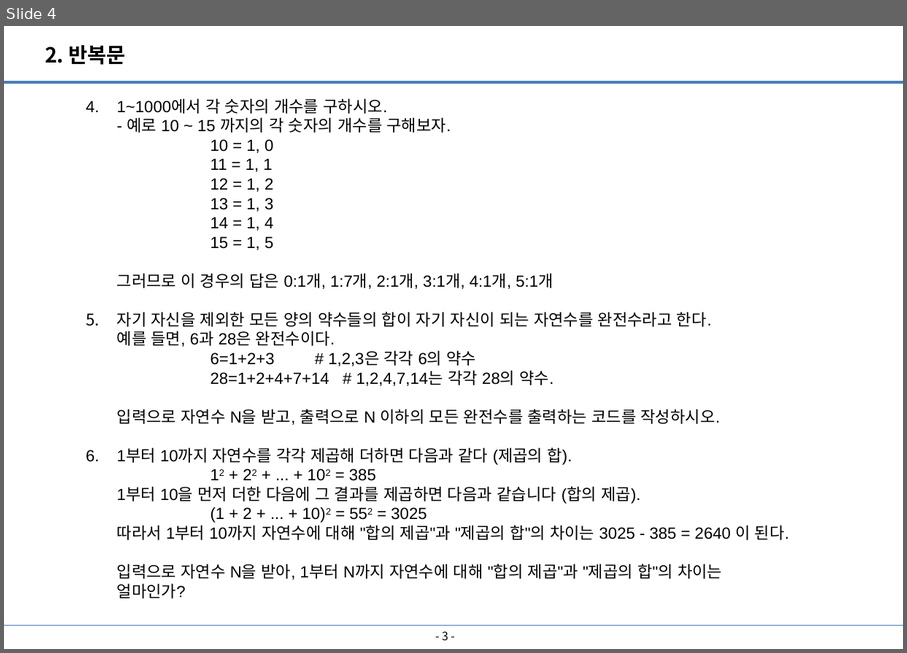
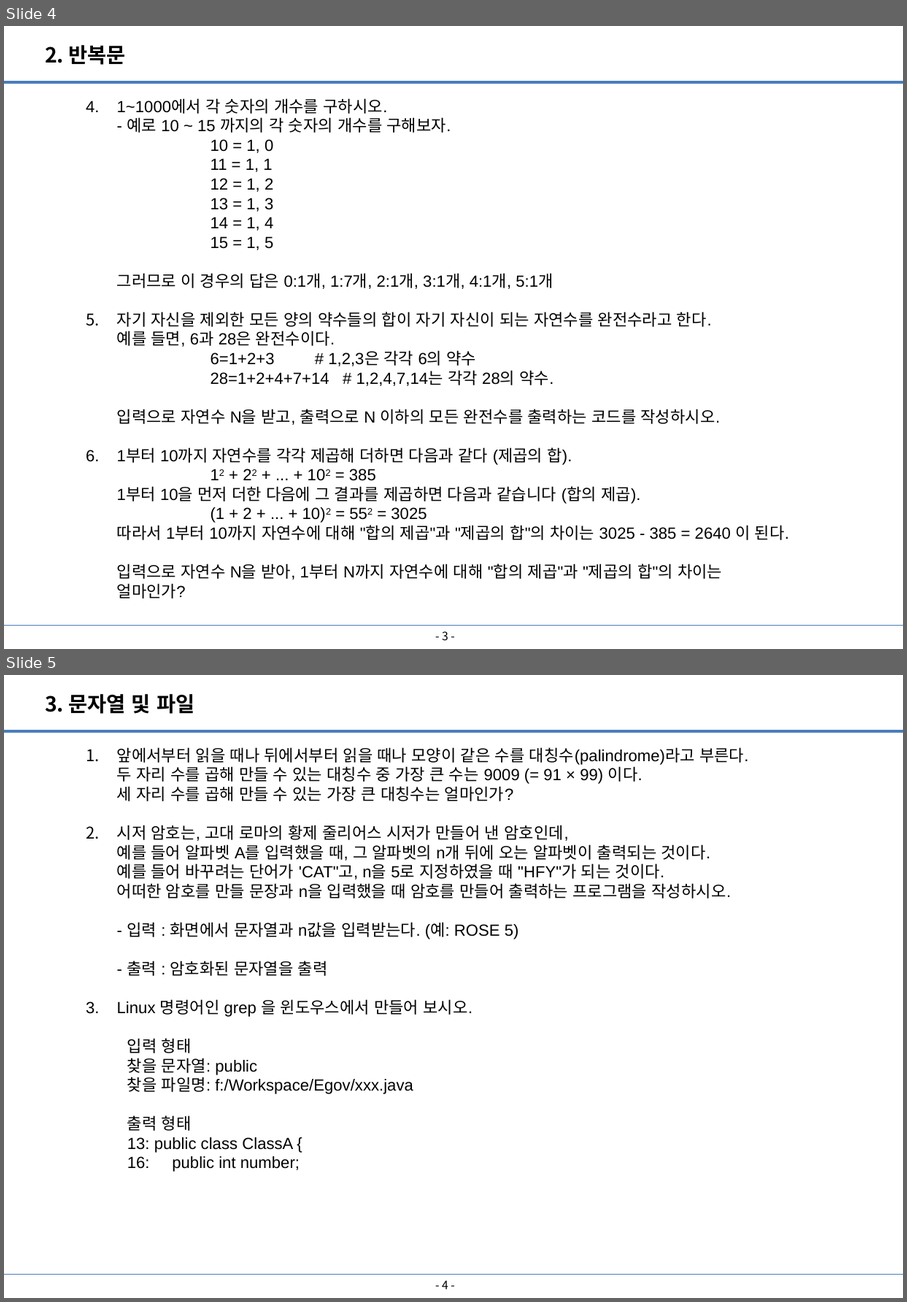
Before and after one commit to hsyliark/python_basic_programming, a slide deck: 과제/파이썬 연습문제.pptx. Shown one above the other, each under a label of ours: slide 4 before the commit, slides 4 and 5 after it. The pictures are 907x653 and 907x1302 pixels, drawn with LibreOffice and Linux fonts; fonts in the diff are those of the drawing. Boxes give left, top, right and bottom in pixels: in the first picture for what was removed or moved away, otherwise in the second. Text is boxed around its words. In the diff, an @@ line names an element or a change of style, - is before the commit and + after.

```diff
--- a/과제/파이썬 연습문제.pptx
+++ b/과제/파이썬 연습문제.pptx
@@ slide 5 added at [4, 675, 903, 1298], background #FFFFFF; not listed: 2 template elements that a slide beside it also shows @@
@@ text added at [45, 694, 195, 714], 18 pt, text #000000, bold @@
+3. 문자열 및 파일
@@ text added at [117, 747, 749, 1171], 14 pt, text #000000 @@
+  1. 앞에서부터 읽을 때나 뒤에서부터 읽을 때나 모양이 같은 수를 대칭수(palindrome)라고 부른다.
+     두 자리 수를 곱해 만들 수 있는 대칭수 중 가장 큰 수는 9009 (= 91 × 99) 이다.
+     세 자리 수를 곱해 만들 수 있는 가장 큰 대칭수는 얼마인가?
+  2. 시저 암호는, 고대 로마의 황제 줄리어스 시저가 만들어 낸 암호인데,
+     예를 들어 알파벳 A를 입력했을 때, 그 알파벳의 n개 뒤에 오는 알파벳이 출력되는 것이다.
+     예를 들어 바꾸려는 단어가 'CAT"고, n을 5로 지정하였을 때 "HFY"가 되는 것이다.
+     어떠한 암호를 만들 문장과 n을 입력했을 때 암호를 만들어 출력하는 프로그램을 작성하시오.
+     - 입력 : 화면에서 문자열과 n값을 입력받는다. (예: ROSE 5)
+     - 출력 : 암호화된 문자열을 출력
+  3. Linux 명령어인 grep 을 윈도우스에서 만들어 보시오.
+    입력 형태
+    찾을 문자열: public
+    찾을 파일명: f:/Workspace/Egov/xxx.java
+    출력 형태
+    13: public class ClassA {
+    16: public int number;
@@ page number added at [442, 1280, 449, 1289], 10 pt, text #000000 @@
+- 4 -
```
Also in this commit, not shown: 1 other slide added, 2 other files.
